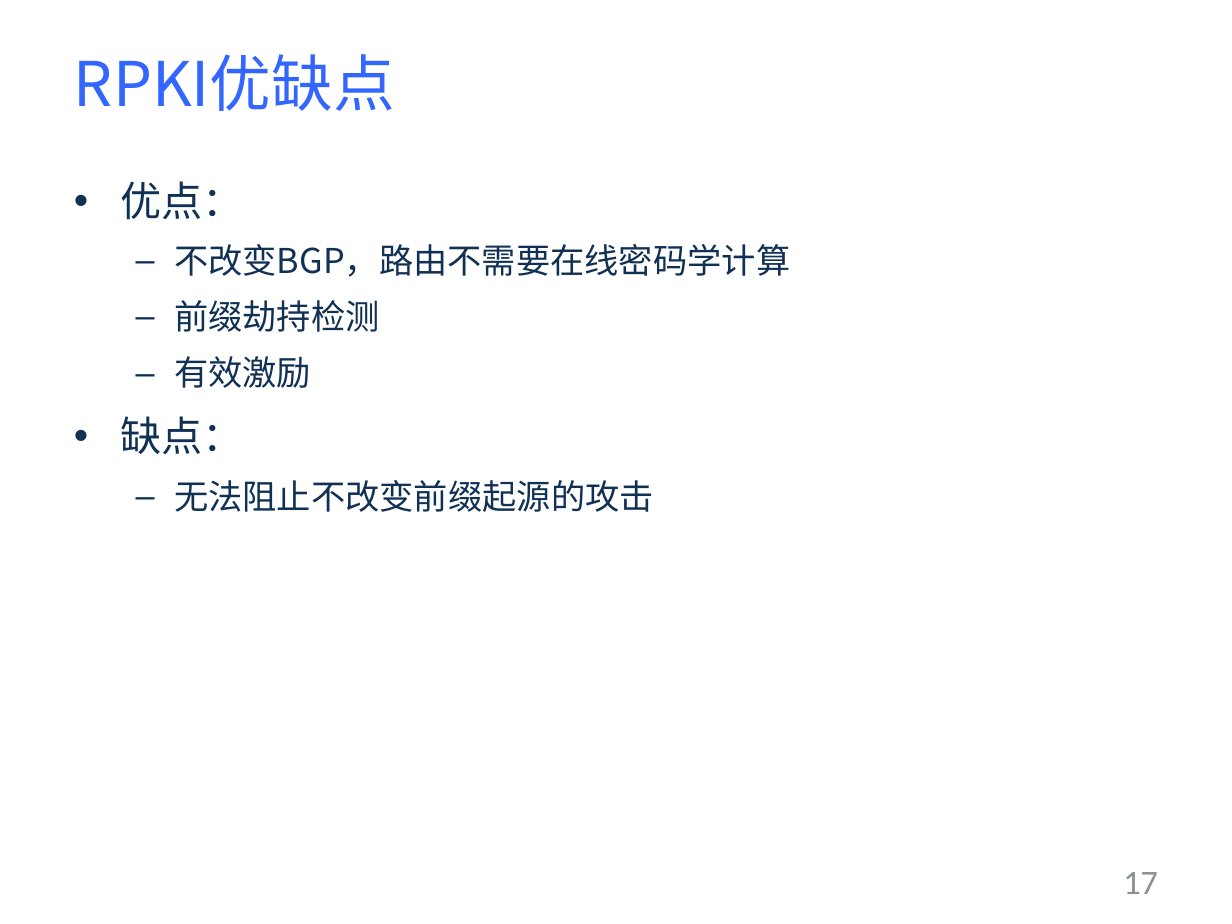
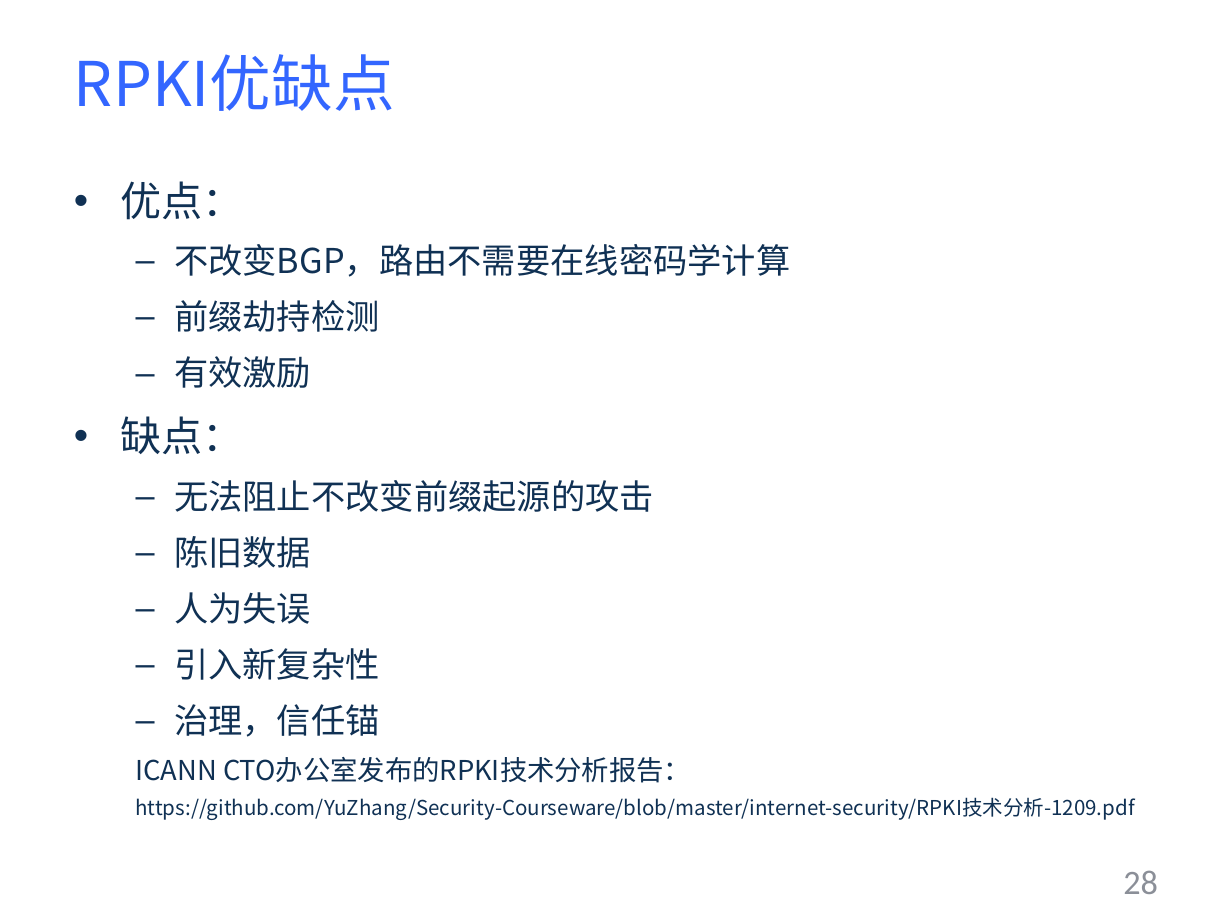
Before and after one commit to YuZhang/Security-Courseware, a slide deck: slide 28 of internet-security/bgp-sec-4.pptx (slide 17 before the commit). Drawn at 1232x924 pixels with LibreOffice and Linux fonts; fonts in the diff are those of the drawing. Boxes give left, top, right and bottom in pixels: in the first picture for what was removed or moved away, otherwise in the second. Text is boxed around its words. In the diff, an @@ line names an element or a change of style, - is before the commit and + after.

```diff
--- a/internet-security/bgp-sec-4.pptx
+++ b/internet-security/bgp-sec-4.pptx
@@ text at <box>136,536,1135,820</box>: paragraphs added @@
+  – 陈旧数据
+  – 人为失误
+  – 引入新复杂性
+  – 治理，信任锚
+  ICANN CTO办公室发布的RPKI技术分析报告：
+  https://github.com/YuZhang/Security-Courseware/blob/master/internet-security/RPKI技术分析-1209.pdf
@@ page number at <box>1123,870,1158,894</box>: text changed @@
-17
+28
```
Also in this commit, not shown: 11 slides added, 1 slide removed, 2 other files.
